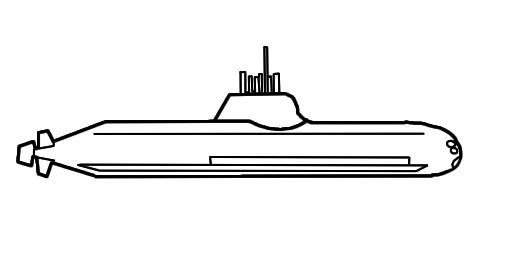
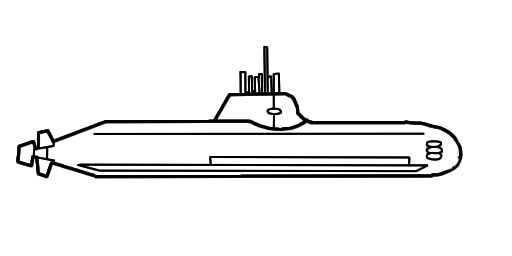
Layered file, before and after one edit (w=512, h=256). Changes by layer:
added layer "Layer 3" above "Layer 2" over [46, 95, 443, 161]
painted on "Layer 2" over [266, 107, 460, 170]
